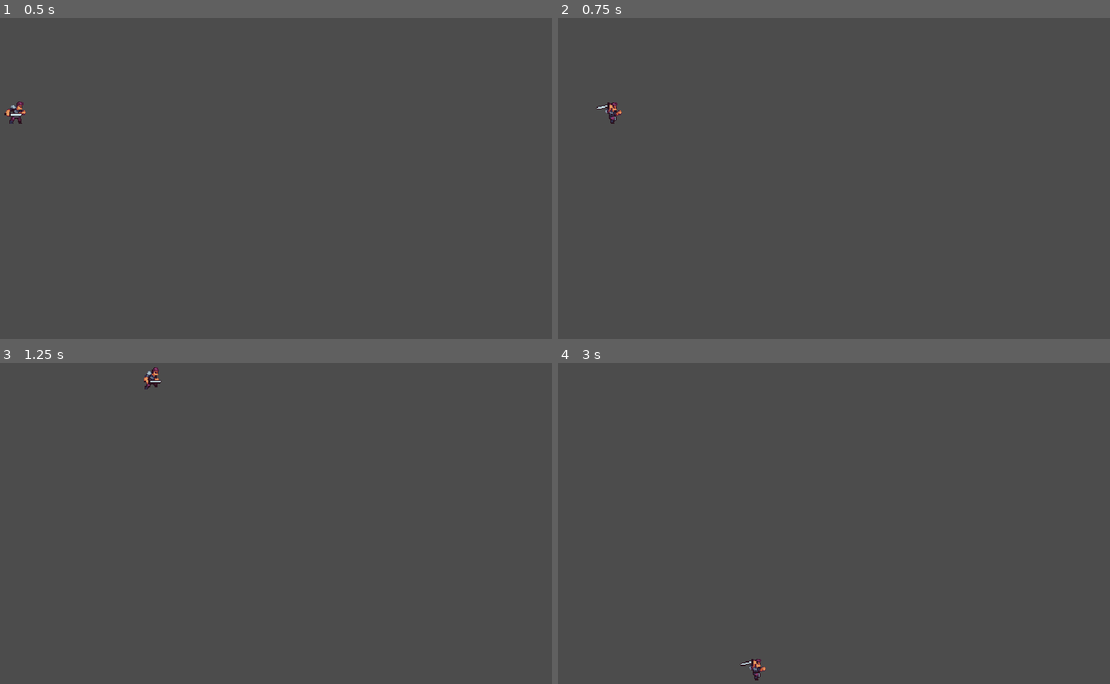
Above: before the commit, frames 1-4 (two rows, left to right).
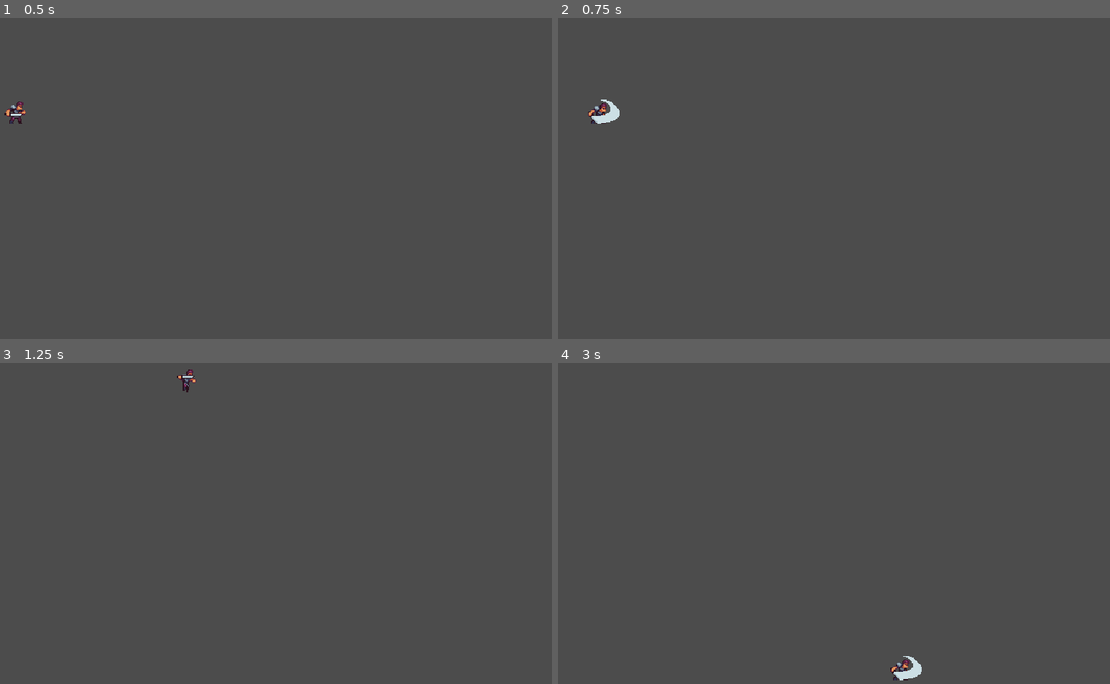
Above: after the commit, the same moments.

Repository: PanWitos/projekt-zespolowy
Game: Godot game, scene res://movetest.tscn
Two runs of this game, one before a commit and one after it. Both use one fixed random seed, a clock stepped at 60 frames per second and the inputs below.
Inputs:
- Up to frame 1 (0.5 s): no input
- Up to frame 2 (0.75 s): hold Right (ui_right) from 0.53 s (still down); tap X (Attack) at 0.6 s
- Up to frame 3 (1.25 s): keep holding Right (ui_right); tap Up (ui_up) at 0.77, 1.07 s; tap Z (Dash, bound only after the commit) at 0.8 s
- Up to frame 4 (3 s): tap Z (Dash, bound only after the commit) at 1.35 s; tap Up (ui_up) at 1.52, 1.55, 1.82, 2.1 s; release Right (ui_right) at 2.03 s; hold Left (ui_left) 2.03-2.78 s; tap X (Attack) at 2.3, 2.85 s; hold Right (ui_right) from 2.78 s (still down)

Frame 1 is identical in both runs. In frame 2, 0.3% of the frame differs, in the area x 5-12%, y 25-33%; in frame 3, 0.2%; in frame 4, 0.4%, in the area x 32-66%, y 91-99%.

Commit message:
added combo, attack cooldown and dash

Diff:
--- /dev/null
+++ b/Hitboxes_and_Hurtboxes/hitbox.tscn
@@ -0,0 +1,5 @@
+[gd_scene format=2]
+
+[node name="hitbox" type="Area2D"]
+
+[node name="CollisionShape2D" type="CollisionShape2D" parent="."]
--- /dev/null
+++ b/Hitboxes_and_Hurtboxes/hurtbox.tscn
@@ -0,0 +1,5 @@
+[gd_scene format=2]
+
+[node name="hurtbox" type="Area2D"]
+
+[node name="CollisionShape2D" type="CollisionShape2D" parent="."]
--- a/movetest.tscn
+++ b/movetest.tscn
@@ -1,6 +1,7 @@
-[gd_scene load_steps=8 format=2]
+[gd_scene load_steps=9 format=2]
 
 [ext_resource path="res://player/player.tscn" type="PackedScene" id=1]
+[ext_resource path="res://testEnemy.tscn" type="PackedScene" id=2]
 
 [sub_resource type="RectangleShape2D" id=1]
 extents = Vector2( 323, 39 )
@@ -54,3 +55,6 @@
 [node name="CollisionShape2D4" type="CollisionShape2D" parent="StaticBody2D"]
 position = Vector2( 1016, 0 )
 shape = SubResource( 6 )
+
+[node name="KinematicBody2D" parent="." instance=ExtResource( 2 )]
+position = Vector2( 535, 309 )
--- a/player/player.gd
+++ b/player/player.gd
@@ -1,90 +1,165 @@
 extends KinematicBody2D
 
-const ACCELERATION = 60000
+const ACCELERATION = 4000
 const MAX_SPEED_H = 650
 const MAX_SPEED_V = 1600
-const FRICTION = 80000
+const FRICTION = 5000
 const GRAVITY = 1300
 const JUMP_SPEED = -1600
+const DASH_LEN = 500
+const DASH_TIME = 0.1
+const ATTACK_COOLDOWN = 0.8
+const COMBO_PERIOD = 0.5
+
+enum {
+	NORMAL,
+	DASH
+}
+
+var state = NORMAL
 
 onready var animation_player = $AnimationPlayer
 onready var sprite = $Sprite
 onready var animationTree = $AnimationTree
 onready var animationState = animationTree.get("parameters/playback")
+onready var swordHitboxPivot = $SwordHitboxPivot
+onready var combo_timer = $ComboTimer
+onready var attack_cooldown_timer = $AttackCooldownTimer
+onready var dash_timer = $DashTimer
 
 var velocity_h = 0
 var velocity_v = 0
 var velocity = Vector2.ZERO
-var ADDITIONAL_JUMPS = 1
+export var ADDITIONAL_JUMPS = 1
 var JUMPS_LEFT = 0
 var acceleration_v = 0
+var dash_velocity = Vector2(DASH_LEN/DASH_TIME, 0)
+var player_inverted = false
+var can_attack = true
+export var MAX_ATTACKS = 3
+
+
+func _ready():
+	combo_timer.wait_time = COMBO_PERIOD
+	combo_timer.one_shot = true
+	attack_cooldown_timer.wait_time = ATTACK_COOLDOWN
+	attack_cooldown_timer.one_shot = true
+	dash_timer.wait_time = DASH_TIME
+	dash_timer.one_shot = true
+
 
 func numberMoveToward(from, to, delta):
 
+	delta = abs(delta)
+
+	if from == to:
+		return to
+
 	if from < to:
-		if from + delta <= to:
+		if from + delta < to:
 			return from + delta
 		else:
 			return to
 	elif from > to:
-		if from - delta <= to:
+		if from - delta > to:
 			return from - delta
 		else:
 			return to
-	else:
-		 return to
+
+func oppositeSigns(x, y):
+	var product = x*y
+	return (product<0)
+
+func startComboTimer():
+	combo_timer.start()
 
 func _physics_process(delta):
 
-	if Input.is_action_just_pressed("ui_cancel"):
-		get_tree().quit()
+	match state:
+		NORMAL:
+			if Input.is_action_just_pressed("ui_cancel"):
+				get_tree().quit()
 
-	var input_vector = Vector2.ZERO
-	input_vector.x = (Input.get_action_strength("ui_right") - Input.get_action_strength("ui_left")) * MAX_SPEED_H
+			var input_vector = Vector2.ZERO
+			input_vector.x = (Input.get_action_strength("ui_right") - Input.get_action_strength("ui_left")) * MAX_SPEED_H
 
-	if is_on_floor():
-		JUMPS_LEFT = ADDITIONAL_JUMPS
-		if Input.is_action_just_pressed("ui_up"):
-			velocity_v = JUMP_SPEED
-			acceleration_v = 0
-	else:
-		if Input.is_action_just_pressed("ui_up") && JUMPS_LEFT > 0:
-			velocity_v = JUMP_SPEED
-			acceleration_v = 0
-			JUMPS_LEFT -= 1
+			if is_on_floor():
+				JUMPS_LEFT = ADDITIONAL_JUMPS
+				if Input.is_action_just_pressed("ui_up"):
+					velocity_v = JUMP_SPEED
+					acceleration_v = 0
+			else:
+				if Input.is_action_just_pressed("ui_up") && JUMPS_LEFT > 0:
+					velocity_v = JUMP_SPEED
+					acceleration_v = 0
+					JUMPS_LEFT -= 1
 
-	input_vector.y = MAX_SPEED_V
+			input_vector.y = MAX_SPEED_V
 
-	if is_on_ceiling():
-		acceleration_v = 0
-		velocity_v = 0
+			if is_on_ceiling():
+				acceleration_v = 0
+				velocity_v = 0
 
-	acceleration_v = numberMoveToward(acceleration_v, MAX_SPEED_V, GRAVITY * delta)
+			acceleration_v = numberMoveToward(acceleration_v, MAX_SPEED_V, GRAVITY * delta)
 
-	if input_vector.x != 0:
-		velocity_h = numberMoveToward(velocity_h, input_vector.x, ACCELERATION * delta)
-		if velocity_h > 0:
-			sprite.flip_h = false
-		elif velocity_h < 0:
-			sprite.flip_h = true
-		animationState.travel("Run")
-	else:
-		velocity_h = numberMoveToward(velocity_h, 0 , ACCELERATION * delta)
-		if velocity_h == 0:
-			animationState.travel("Idle")
+			if input_vector.x != 0:
+				if oppositeSigns(input_vector.x, velocity_h):
+					velocity_h = numberMoveToward(velocity_h, input_vector.x, (ACCELERATION + FRICTION) * delta)
+				else:
+					velocity_h = numberMoveToward(velocity_h, input_vector.x, ACCELERATION * delta)
+				if velocity_h > 0:
+					player_inverted = false
+					swordHitboxPivot.rotation_degrees = 0
+				elif velocity_h < 0:
+					player_inverted = true
+					swordHitboxPivot.rotation_degrees = 180
+				animationState.travel("Run")
+			else:
+				velocity_h = numberMoveToward(velocity_h, 0 , FRICTION * delta)
+				if velocity_h == 0:
+					animationState.travel("Idle")
 
-	velocity_v = numberMoveToward(velocity_v, MAX_SPEED_V, acceleration_v)
+			velocity_v = numberMoveToward(velocity_v, MAX_SPEED_V, acceleration_v)
 
-	if velocity_v > 0 && !is_on_floor():
-		animationState.travel("Fall")
+			if velocity_v > 0 && !is_on_floor():
+				animationState.travel("Fall")
 
-	if velocity_v < 0:
-		animationState.travel("Jump")
+			if velocity_v < 0:
+				animationState.travel("Jump")
 
-	if Input.is_action_just_pressed("Attack"):
-		animationState.travel("Attack")
+			if Input.is_action_just_pressed("Attack") and can_attack:
+				animationState.travel("Attack")
 
-	velocity.x = velocity_h
-	velocity.y = velocity_v
+			if Input.is_action_just_pressed("Dash"):
+				state = DASH
+				dash_timer.start()
 
-	move_and_slide(velocity, Vector2.UP)
+			sprite.flip_h = player_inverted
+
+			velocity.x = velocity_h
+			velocity.y = velocity_v
+
+			move_and_slide(velocity, Vector2.UP)
+		DASH:
+			swordHitboxPivot.get_child(0).get_child(0).disabled = true;
+			if is_on_wall() :
+				state = NORMAL
+			else:
+				if player_inverted:
+					move_and_slide(-dash_velocity, Vector2.UP)
+				else:
+					move_and_slide(dash_velocity, Vector2.UP)
+
+
+
+func _on_ComboTimer_timeout():
+	can_attack = false
+	attack_cooldown_timer.start()
+
+
+func _on_AttackCooldownTimer_timeout():
+	can_attack = true
+
+
+func _on_DashTimer_timeout():
+	state = NORMAL
--- a/player/player.tscn
+++ b/player/player.tscn
@@ -1,25 +1,53 @@
-[gd_scene load_steps=37 format=2]
+[gd_scene load_steps=39 format=2]
 
 [ext_resource path="res://assets/player/player.png" type="Texture" id=1]
 [ext_resource path="res://player/player.gd" type="Script" id=2]
+[ext_resource path="res://Hitboxes_and_Hurtboxes/hitbox.tscn" type="PackedScene" id=3]
 
 [sub_resource type="RectangleShape2D" id=1]
 extents = Vector2( 36, 38 )
 
 [sub_resource type="Animation" id=5]
 resource_name = "Attack"
-length = 0.5
-tracks/0/type = "value"
-tracks/0/path = NodePath("Sprite:frame")
-tracks/0/interp = 1
-tracks/0/loop_wrap = true
-tracks/0/imported = false
-tracks/0/enabled = true
-tracks/0/keys = {
-"times": PoolRealArray( 0, 0.1, 0.2, 0.3, 0.4 ),
+length = 0.25
+step = 0.05
+tracks/0/type = "value"
+tracks/0/path = NodePath("Sprite:frame")
+tracks/0/interp = 1
+tracks/0/loop_wrap = true
+tracks/0/imported = false
+tracks/0/enabled = true
+tracks/0/keys = {
+"times": PoolRealArray( 0, 0.05, 0.1, 0.15, 0.2 ),
 "transitions": PoolRealArray( 1, 1, 1, 1, 1 ),
 "update": 1,
 "values": [ 32, 33, 34, 35, 36 ]
+}
+tracks/1/type = "value"
+tracks/1/path = NodePath("SwordHitboxPivot/SwordHitbox/CollisionShape2D:disabled")
+tracks/1/interp = 1
+tracks/1/loop_wrap = true
+tracks/1/imported = false
+tracks/1/enabled = true
+tracks/1/keys = {
+"times": PoolRealArray( 0, 0.1, 0.25 ),
+"transitions": PoolRealArray( 1, 1, 1 ),
+"update": 1,
+"values": [ true, false, true ]
+}
+tracks/2/type = "method"
+tracks/2/path = NodePath(".")
+tracks/2/interp = 1
+tracks/2/loop_wrap = true
+tracks/2/imported = false
+tracks/2/enabled = true
+tracks/2/keys = {
+"times": PoolRealArray( 0.25 ),
+"transitions": PoolRealArray( 1 ),
+"values": [ {
+"args": [  ],
+"method": "startComboTimer"
+} ]
 }
 
 [sub_resource type="Animation" id=6]
@@ -86,6 +114,18 @@
 "transitions": PoolRealArray( 1 ),
 "update": 0,
 "values": [ 0 ]
+}
+tracks/1/type = "value"
+tracks/1/path = NodePath("SwordHitboxPivot/SwordHitbox/CollisionShape2D:disabled")
+tracks/1/interp = 1
+tracks/1/loop_wrap = true
+tracks/1/imported = false
+tracks/1/enabled = true
+tracks/1/keys = {
+"times": PoolRealArray( 0 ),
+"transitions": PoolRealArray( 1 ),
+"update": 0,
+"values": [ true ]
 }
 
 [sub_resource type="Animation" id=4]
@@ -181,6 +221,10 @@
 
 [sub_resource type="AnimationNodeStateMachinePlayback" id=13]
 
+[sub_resource type="CapsuleShape2D" id=42]
+radius = 40.0
+height = 10.0
+
 [node name="player" type="KinematicBody2D"]
 script = ExtResource( 2 )
 
@@ -207,3 +251,26 @@
 anim_player = NodePath("../AnimationPlayer")
 active = true
 parameters/playback = SubResource( 13 )
+
+[node name="SwordHitboxPivot" type="Position2D" parent="."]
+position = Vector2( 0, 5 )
+
+[node name="SwordHitbox" parent="SwordHitboxPivot" instance=ExtResource( 3 )]
+position = Vector2( 45, 0 )
+rotation = 1.5708
+
+[node name="CollisionShape2D" parent="SwordHitboxPivot/SwordHitbox" index="0"]
+shape = SubResource( 42 )
+disabled = true
+
+[node name="ComboTimer" type="Timer" parent="."]
+
+[node name="AttackCooldownTimer" type="Timer" parent="."]
+
+[node name="DashTimer" type="Timer" parent="."]
+
+[connection signal="timeout" from="ComboTimer" to="." method="_on_ComboTimer_timeout"]
+[connection signal="timeout" from="AttackCooldownTimer" to="." method="_on_AttackCooldownTimer_timeout"]
+[connection signal="timeout" from="DashTimer" to="." method="_on_DashTimer_timeout"]
+
+[editable path="SwordHitboxPivot/SwordHitbox"]
--- a/project.godot
+++ b/project.godot
@@ -34,6 +34,11 @@
 "events": [ Object(InputEventKey,"resource_local_to_scene":false,"resource_name":"","device":0,"alt":false,"shift":false,"control":false,"meta":false,"command":false,"pressed":false,"scancode":88,"physical_scancode":0,"unicode":0,"echo":false,"script":null)
  ]
 }
+Dash={
+"deadzone": 0.5,
+"events": [ Object(InputEventKey,"resource_local_to_scene":false,"resource_name":"","device":0,"alt":false,"shift":false,"control":false,"meta":false,"command":false,"pressed":false,"scancode":0,"physical_scancode":90,"unicode":0,"echo":false,"script":null)
+ ]
+}
 
 [physics]
 
--- /dev/null
+++ b/testEnemy.gd
@@ -0,0 +1,15 @@
+extends KinematicBody2D
+
+var health = 100
+
+# Called when the node enters the scene tree for the first time.
+func _ready():
+	pass # Replace with function body.
+
+
+func _physics_process(delta):
+	print(health)
+
+
+func _on_hurtbox_area_entered(area):
+	health -= 10
--- /dev/null
+++ b/testEnemy.tscn
@@ -0,0 +1,29 @@
+[gd_scene load_steps=5 format=2]
+
+[ext_resource path="res://Hitboxes_and_Hurtboxes/hurtbox.tscn" type="PackedScene" id=1]
+[ext_resource path="res://testEnemy.gd" type="Script" id=2]
+
+[sub_resource type="RectangleShape2D" id=1]
+extents = Vector2( 12, 23.5 )
+
+[sub_resource type="RectangleShape2D" id=2]
+extents = Vector2( 12, 23.25 )
+
+[node name="testEnemy" type="KinematicBody2D"]
+script = ExtResource( 2 )
+
+[node name="CollisionShape2D" type="CollisionShape2D" parent="."]
+position = Vector2( 0, -0.5 )
+scale = Vector2( 2, 2 )
+shape = SubResource( 1 )
+
+[node name="hurtbox" parent="." instance=ExtResource( 1 )]
+position = Vector2( 0, -0.5 )
+scale = Vector2( 2, 2 )
+
+[node name="CollisionShape2D" parent="hurtbox" index="0"]
+shape = SubResource( 2 )
+
+[connection signal="area_entered" from="hurtbox" to="." method="_on_hurtbox_area_entered"]
+
+[editable path="hurtbox"]
